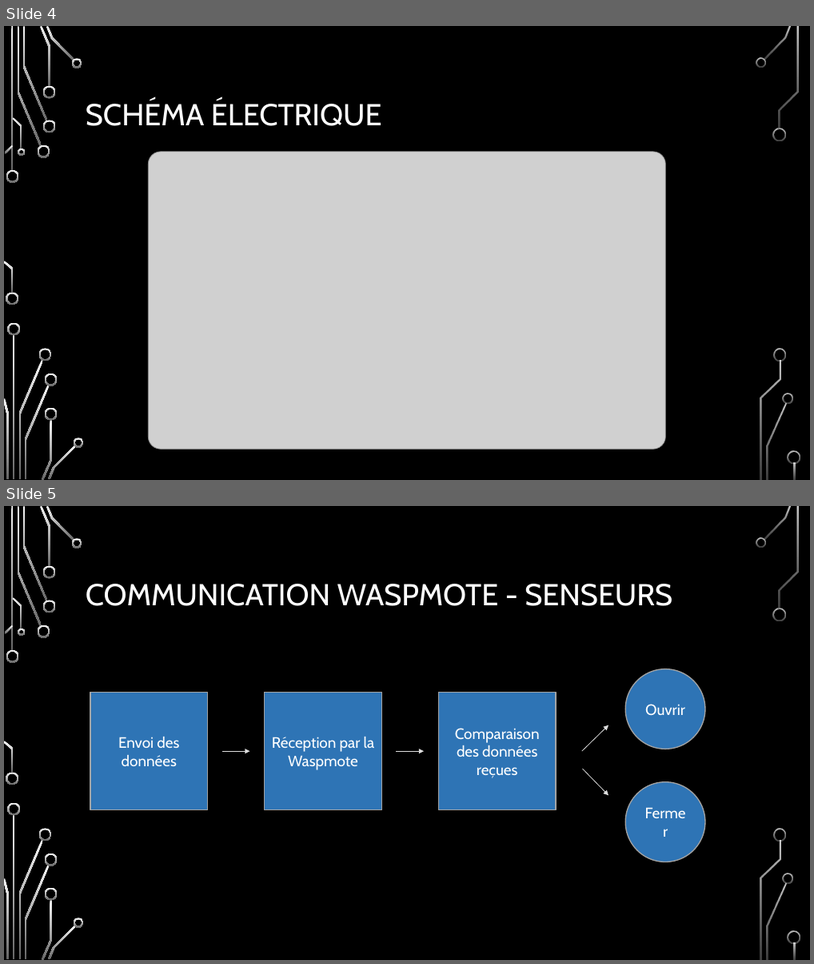
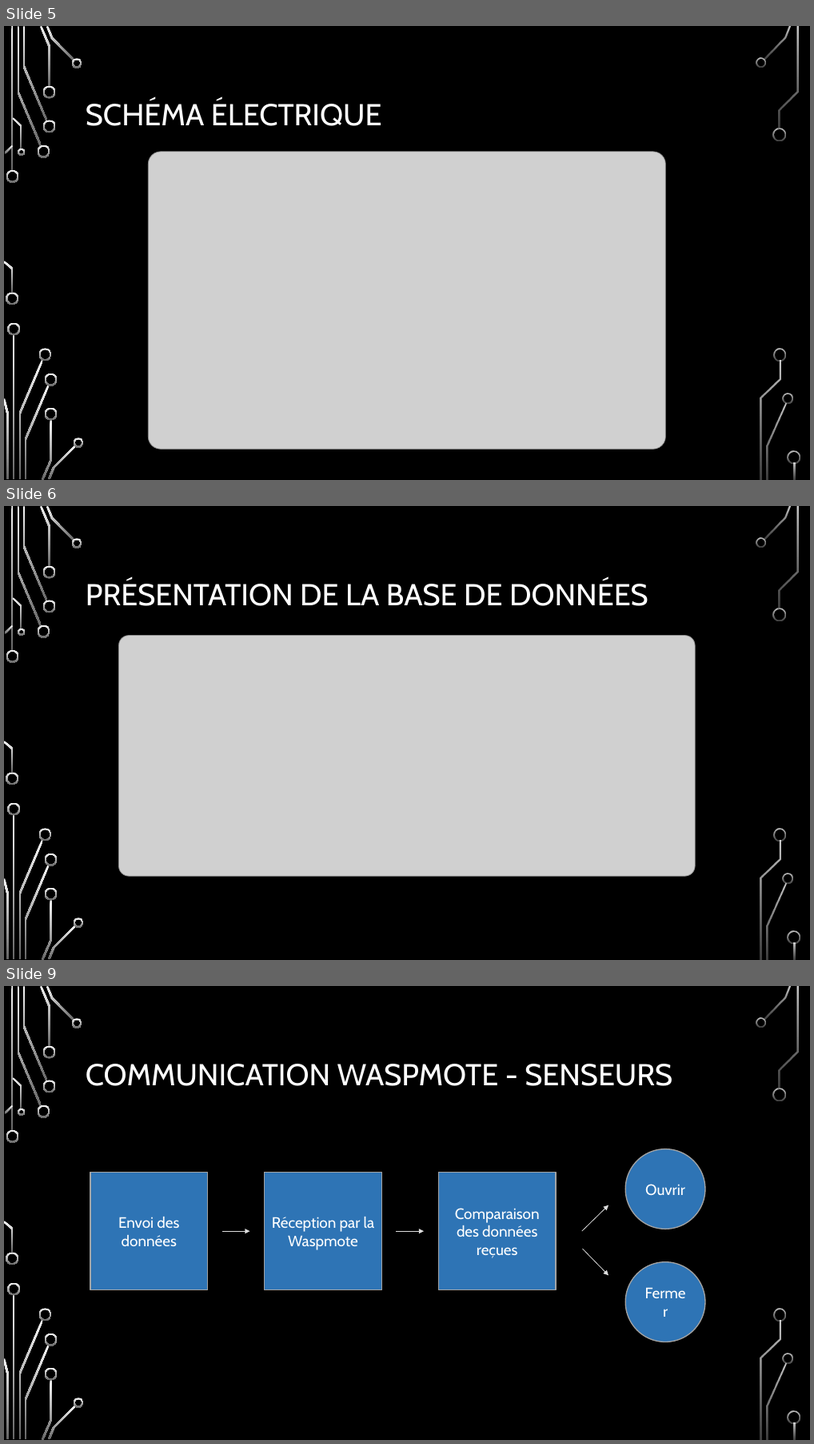
Before and after one commit to stevenliatti/smartwindows, a slide deck: Rapport/presentation.pptx. Shown one above the other, each under a label of ours: slides 4 and 5 before the commit, slides 5, 6 and 9 after it; the slides between them are not shown. The pictures are 814x964 and 814x1444 pixels, drawn with LibreOffice and Linux fonts; fonts in the diff are those of the drawing; grey boxes stand for pictures; background and template pictures are left out. Boxes give left, top, right and bottom in pixels: in the first picture for what was removed or moved away, otherwise in the second. Text is boxed around its words. In the diff, an @@ line names an element or a change of style, - is before the commit and + after.

```diff
--- a/Rapport/presentation.pptx
+++ b/Rapport/presentation.pptx
@@ slide 6 added at (4,506,810,960), background picture (left out); not listed: 36 template elements that a slide beside it also shows @@
@@ title added at (86,580,649,606), 36 pt, text #FFFFFF @@
+PRÉSENTATION DE LA BASE DE DONNÉES
@@ picture added at (119,636,695,876) @@
@@ what was slide 4 is now slide 5 @@
@@ what was slide 5 is now slide 9 @@
```
Also in this commit, not shown: 3 other slides added.
